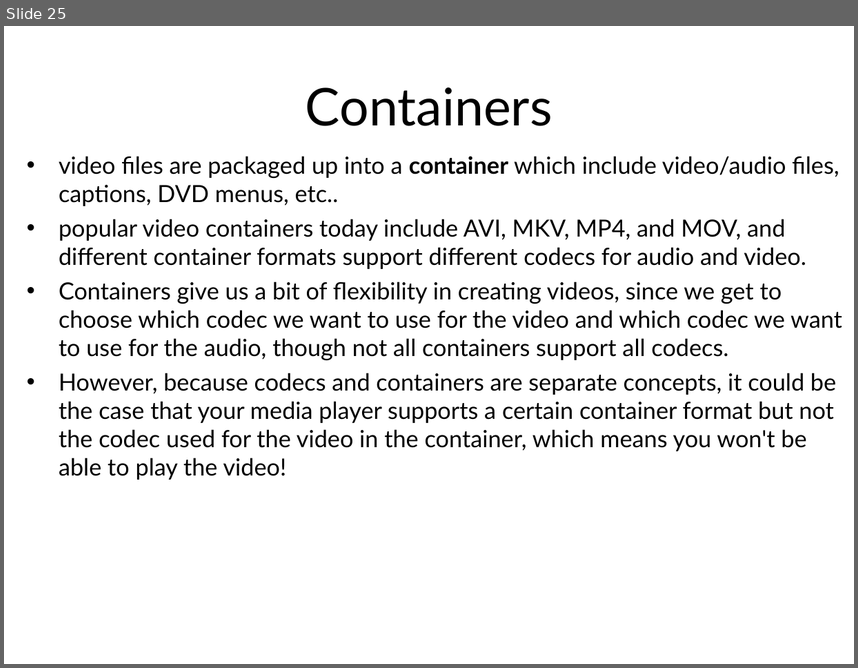
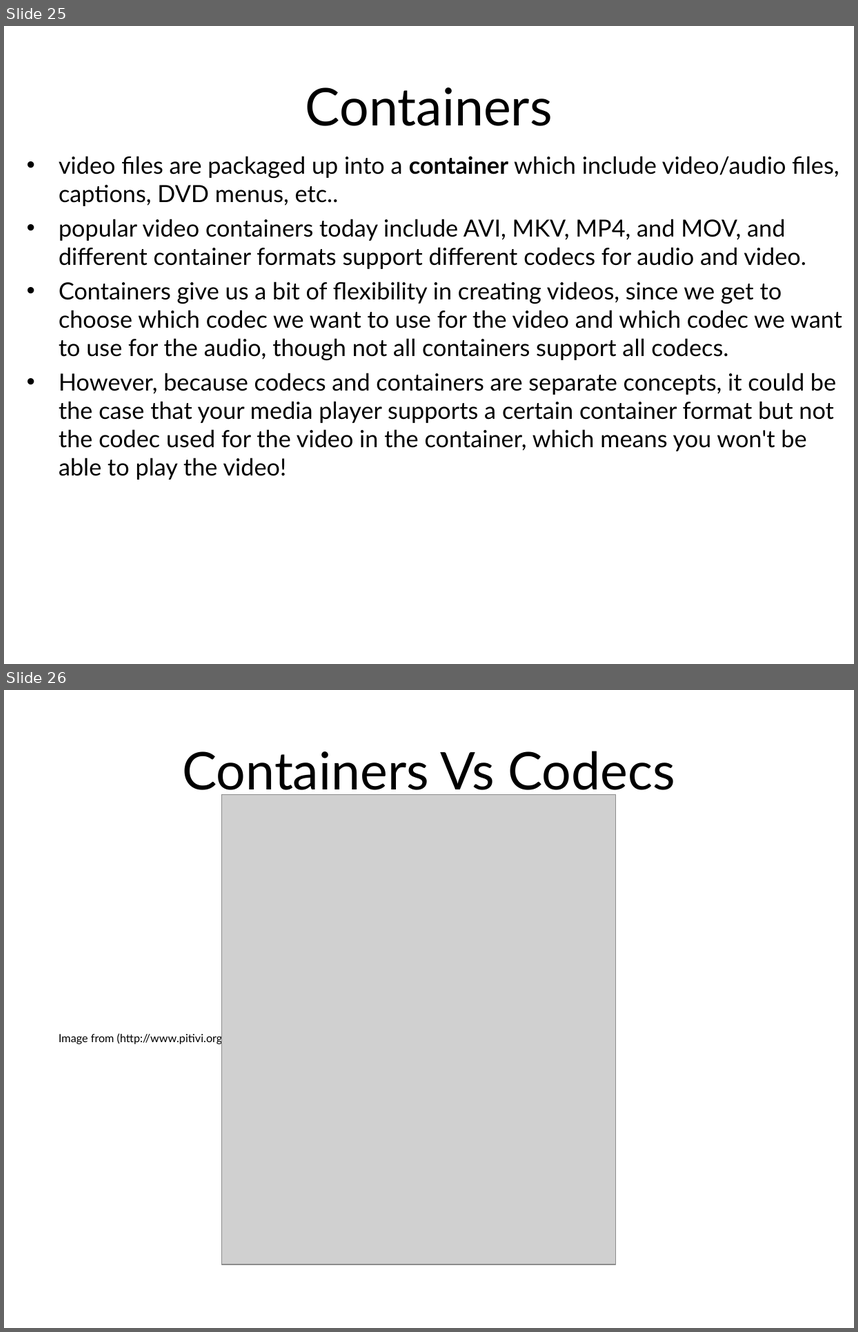
Before and after one commit to LongBaoNguyen/longbaonguyen.github.io, a slide deck: courses/apcsp/lecture16.ppt. Shown one above the other, each under a label of ours: slide 25 before the commit, slides 25 and 26 after it. The pictures are 858x668 and 858x1332 pixels, drawn with LibreOffice and Linux fonts; fonts in the diff are those of the drawing; grey boxes stand for pictures; background and template pictures are left out. Boxes give left, top, right and bottom in pixels: in the first picture for what was removed or moved away, otherwise in the second. Text is boxed around its words. In the diff, an @@ line names an element or a change of style, - is before the commit and + after.

Commit message:
lectures

```diff
--- a/courses/apcsp/lecture16.ppt
+++ b/courses/apcsp/lecture16.ppt
@@ slide 26 added at box(4, 690, 854, 1328), background picture (left out) @@
@@ title added at box(182, 751, 675, 798), 44 pt, text #000000 @@
+Containers Vs Codecs
@@ picture added at box(221, 795, 616, 1264) @@
@@ text added at box(59, 1032, 380, 1044), 9.5 pt, text #000000 @@
+Image from (http://www.pitivi.org/manual/codecscontainers.html)
```
Also in this commit, not shown: 4 other files.
